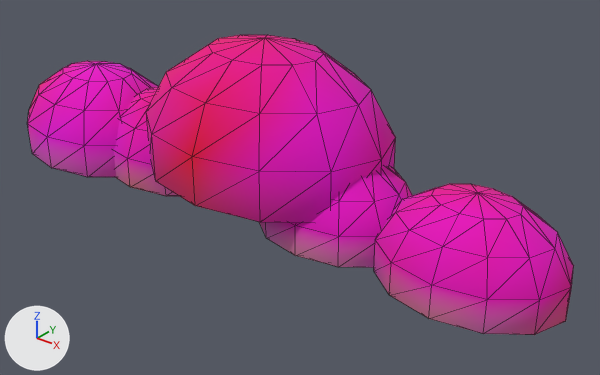
A saved change to the glTF model ArtSource/Exports/Environment/Cloud_01.glb.
One viewpoint serves both versions: a 50 mm camera at (5.49, -6.1, 4.25) aimed at (0.47, 0.18, 0.36). Every picture has the same lights, and +X, +Y and +Z are marked at lower left. The picture after the commit comes second. Mesh edges are drawn as thin lines.

In view in the first picture: 'Cloud_01'.
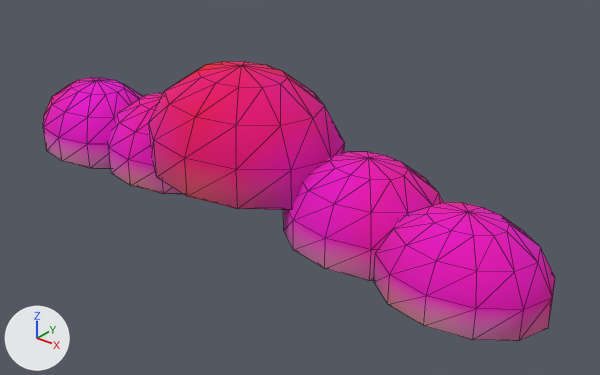
Pixel boxes (x1, y1, x2, y2) of what changed, in the pictures (600 x 375 px; the box of a moved part takes in the faces that stretch with it):
'Cloud_01', reshaped (6% narrower, 7% shorter): before (28, 35, 574, 335); after (43, 61, 555, 341)
part 1 of me_cloud_01, moved or reshaped: before (28, 61, 158, 177); after (43, 78, 143, 169)
part 2 of me_cloud_01, moved or reshaped: before (113, 86, 179, 196); after (108, 93, 182, 194)
part 3 of me_cloud_01, moved or reshaped: before (146, 35, 396, 223); after (149, 61, 345, 210)
part 4 of me_cloud_01, moved or reshaped: before (259, 167, 412, 268); after (283, 151, 443, 281)
part 5 of me_cloud_01, moved or reshaped: before (374, 184, 574, 335); after (374, 202, 555, 341)
part 6 of me_cloud_01, recoloured: before (28, 35, 574, 335); after (43, 61, 555, 341)

The change, as a list of edits to the scene's bpy script:
```text
Change me_cloud_01:
    used by ob_cloud_01; location = (0.0, 0.0, 0.0)
    remove me_cloud_01.from_pydata(...)  # 370 vertices, 720 faces; spans x -3.67..3.55, y -0.96..1.24, z 0.0..1.93
    add me_cloud_01.from_pydata(...)  # 370 vertices, 720 faces; spans x -3.53..3.47, y -0.83..0.94, z 0.0..1.62
    me_cloud_01 part 1: the loose piece of 74 vertices spanning x -3.67..-1.47, y -0.82..0.83, z 0.0..1.18 is scaled about its middle by 0.793, then moved by (-0.09, 0.05, -0.12)
    me_cloud_01 part 2: the loose piece of 74 vertices spanning x -2.41..-0.45, y -0.57..0.89, z 0.0..1.05 is scaled about its middle by 0.922, then moved by (-0.04, -0.02, -0.04)
    me_cloud_01 part 3: the loose piece of 74 vertices spanning x -1.43..1.51, y -0.96..1.24, z 0.35..1.93 is scaled about its middle by 0.802, then moved by (-0.25, -0.09, -0.16)
    me_cloud_01 part 4: the loose piece of 74 vertices spanning x 0.11..1.93, y -0.58..0.79, z 0.0..0.98 is moved by (0.37, -0.01, 0.0)
    me_cloud_01 part 5: the loose piece of 74 vertices spanning x 1.66..3.55, y -0.7..0.72, z 0.0..1.02 is scaled about its middle by 0.897, then moved by (0.02, -0.18, -0.05)
    me_cloud_01 part 6: 720 faces centred in x -3.62..3.51, y -0.91..1.19, z 0.0..1.85 are repainted in the vertex colours; the middle colour goes from pink #ff00c3 to pink #ff00c4
```
